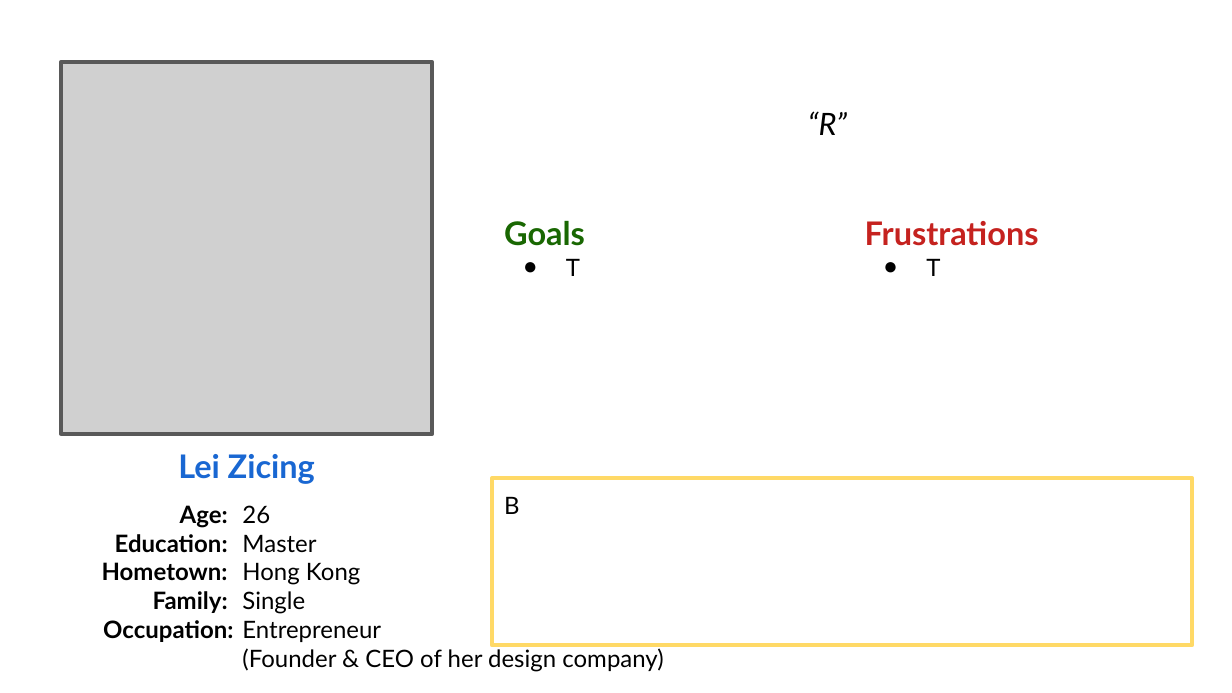
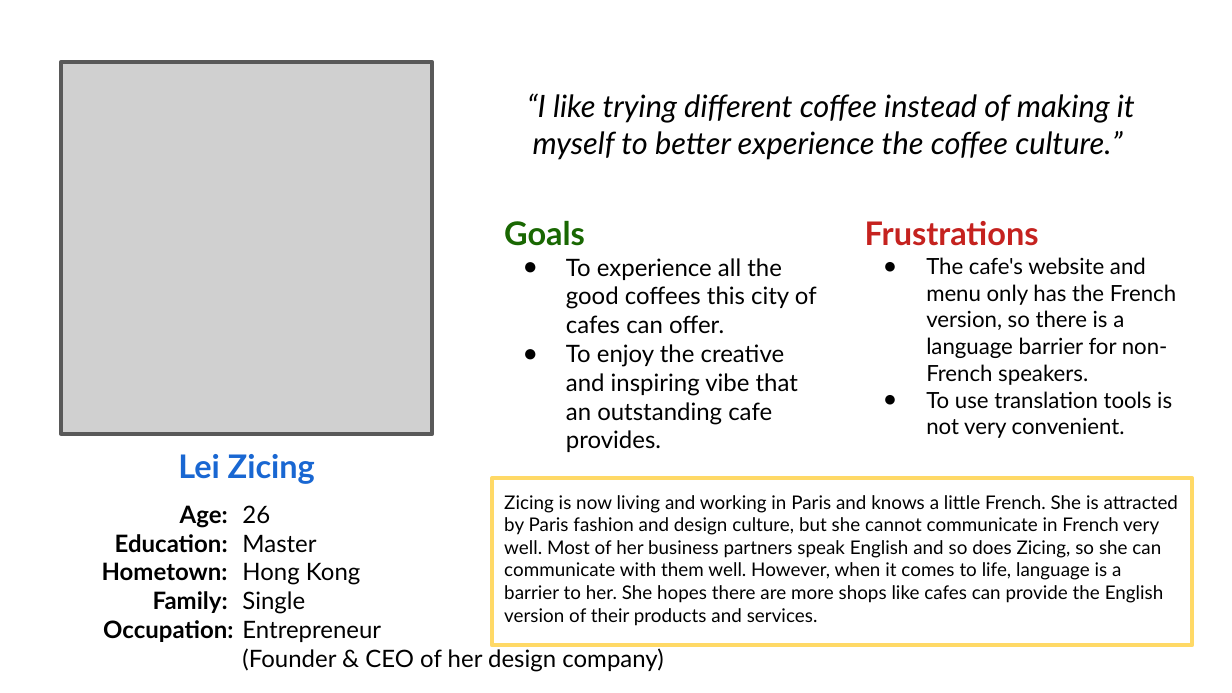
Before and after one commit to paintmr/design, a slide deck: slide 2 of Google UX Certificate Course Series 2 Start the UX Design Process Empathize, Define, and Ideate/Google UX Design Certificate-Persona Template.pptx. Drawn at 1232x693 pixels with LibreOffice and Linux fonts; fonts in the diff are those of the drawing; grey boxes stand for pictures. Boxes give left, top, right and bottom in pixels: in the first picture for what was removed or moved away, otherwise in the second. Text is boxed around its words. In the diff, an @@ line names an element or a change of style, - is before the commit and + after.

```diff
--- a/Google UX Certificate Course Series 2 Start the UX Design Process Empathize, Define, and Ideate/Google UX Design Certificate-Persona Template.pptx
+++ b/Google UX Certificate Course Series 2 Start the UX Design Process Empathize, Define, and Ideate/Google UX Design Certificate-Persona Template.pptx
@@ text at box(527, 93, 1135, 160): text changed @@
-“R”
+“I like trying different coffee instead of making it myself to better experience the coffee culture.”
@@ text at box(566, 258, 817, 452): text changed @@
-● T
+● To experience all the good coffees this city of cafes can offer.
+● To enjoy the creative and inspiring vibe that an outstanding cafe provides.
@@ text at box(926, 257, 1176, 438): text changed; size 14 to 13 pt @@
-● T
+● The cafe's website and menu only has the French version, so there is a language barrier for non-French speakers.
+● To use translation tools is not very convenient.
@@ text in rectangle at box(504, 495, 1178, 626): text changed; size 14 to 11 pt @@
-B
+Zicing is now living and working in Paris and knows a little French. She is attracted by Paris fashion and design culture, but she cannot communicate in French very well. Most of her business partners speak English and so does Zicing, so she can communicate with them well. However, when it comes to life, language is a barrier to her. She hopes there are more shops like cafes can provide the English version of their products and services.
```
Also in this commit, not shown: 1 other slide changed, 1 other file.
